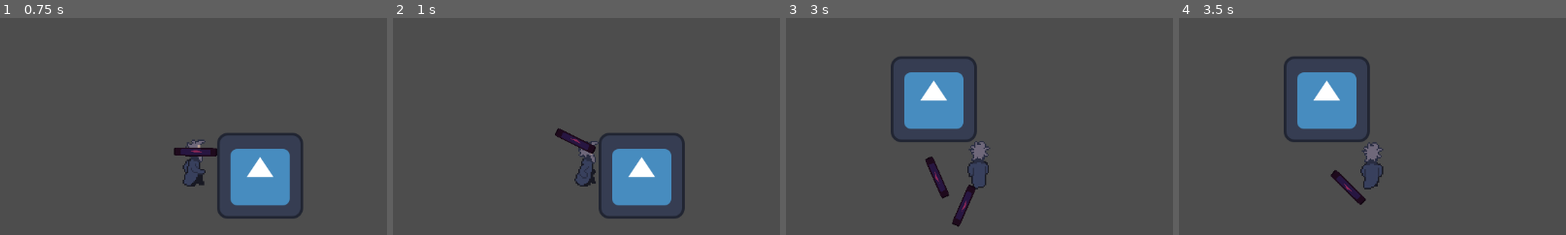
Above: before the commit, frames 1-4 (left to right).
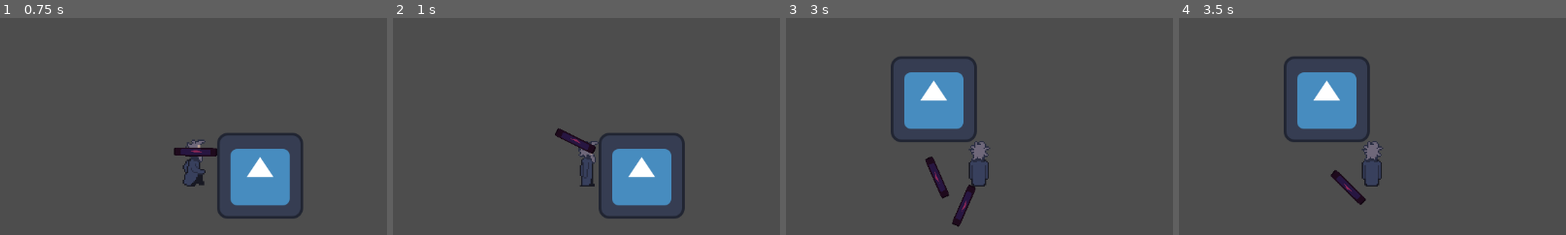
Above: after the commit, the same moments.

Repository: solirides/2d_rpg
Game: Godot game, scene res://world.tscn
Same seed, same stepped clock (60 frames per second), same inputs: the game is played once before the commit and once after it. The engine's default icon, where the game draws it, is replaced by a stand-in: a white triangle on a blue panel in a dark square.
Inputs (mouse positions are % of the whole screen's width and height, from its top left):
- Up to frame 1 (0.75 s): tap Enter at 0.5 s; move the mouse to (72, 45) at 0.52 s; hold D (right) from 0.53 s (still down); click (72, 45) at 0.6 s
- Up to frame 2 (1 s): keep holding D (right)
- Up to frame 3 (3 s): move the mouse to (30, 55) at 1.27 s; release D (right) at 1.28 s; hold S (down) 1.28-2.03 s; click (30, 55) at 1.35 s; move the mouse to (60, 28) at 2.02 s; hold D (right) 2.03-2.78 s; click (60, 28) at 2.1 s; move the mouse to (45, 70) at 2.77 s; hold W (up) from 2.78 s (still down); click (45, 70) at 2.85 s
- Up to frame 4 (3.5 s): keep holding W (up)
The pictures show only the part of the screen within x 25-75%, y 18-68%; the shares and areas given below are measured in that part.

Frame 1 is identical in both runs. In frame 2, 0.2% of the frame differs, in the area x 46-53%, y 64-78%; in frame 3, 0.1%; in frame 4, 0.3%, in the area x 46-53%, y 56-80%.

Commit message:
Update player.gd

Diff:
--- a/player.gd
+++ b/player.gd
@@ -9,9 +9,11 @@
 
 func _physics_process(delta):
 
-	# get input and modify speed
+	# get input and move the player
 	velocity = Input.get_vector("left", "right", "up", "down")
 	velocity *= speed
+	move_and_slide()
+
 
 	moving = false
 	var suffix = "_idle" # these strings should match the animation names
@@ -31,27 +33,14 @@
 	var animation = $AnimatedSprite2D
 	animation.play(dir + suffix)
 
-	move_and_slide()
-
-
-
-
-		#"up":
-			#animation.play("side_walk")
-		#"down":
-			#animation.play("side_walk")
 
 	if Input.is_action_just_pressed("fire"):
+		# create an instance of the projectile
 		var instance = projectile.instantiate()
-
 		var direction = get_global_mouse_position() - self.position
 		direction = direction.normalized()
 		instance.global_position = self.global_position
 		instance.rotation = atan2(direction.y, direction.x)
 		instance.linear_velocity = direction * 500
-		self.get_parent().add_child(instance)
-		print("fire")
-
-
-func _input(event):
-	pass
+		# add the instance to the scene
+		get_tree().get_current_scene().add_child(instance)
